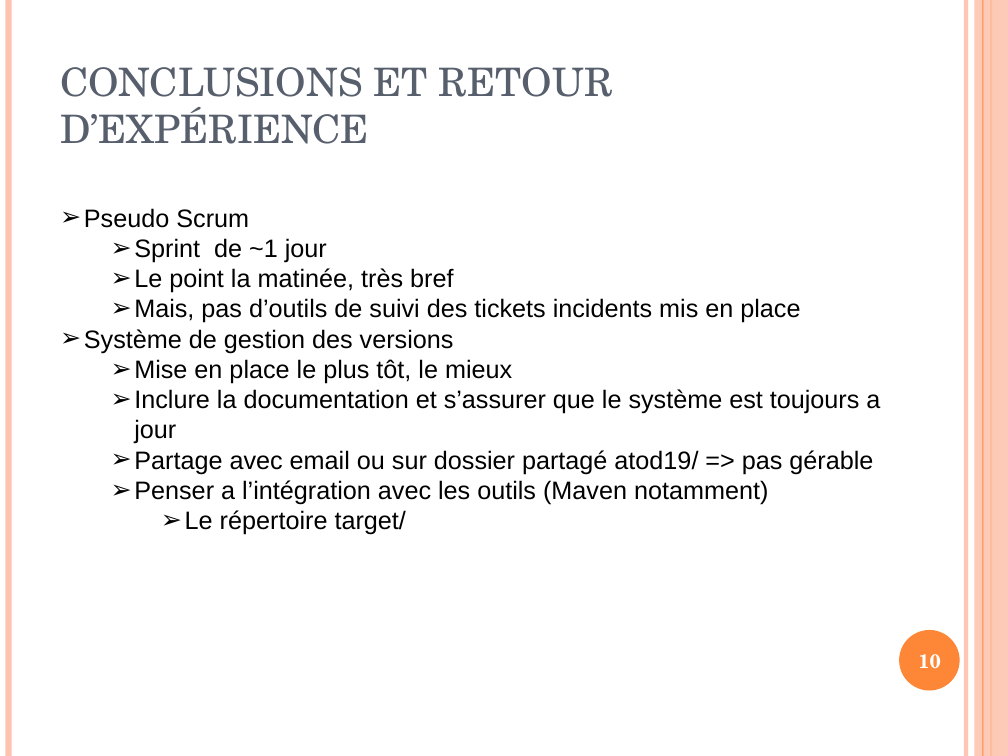
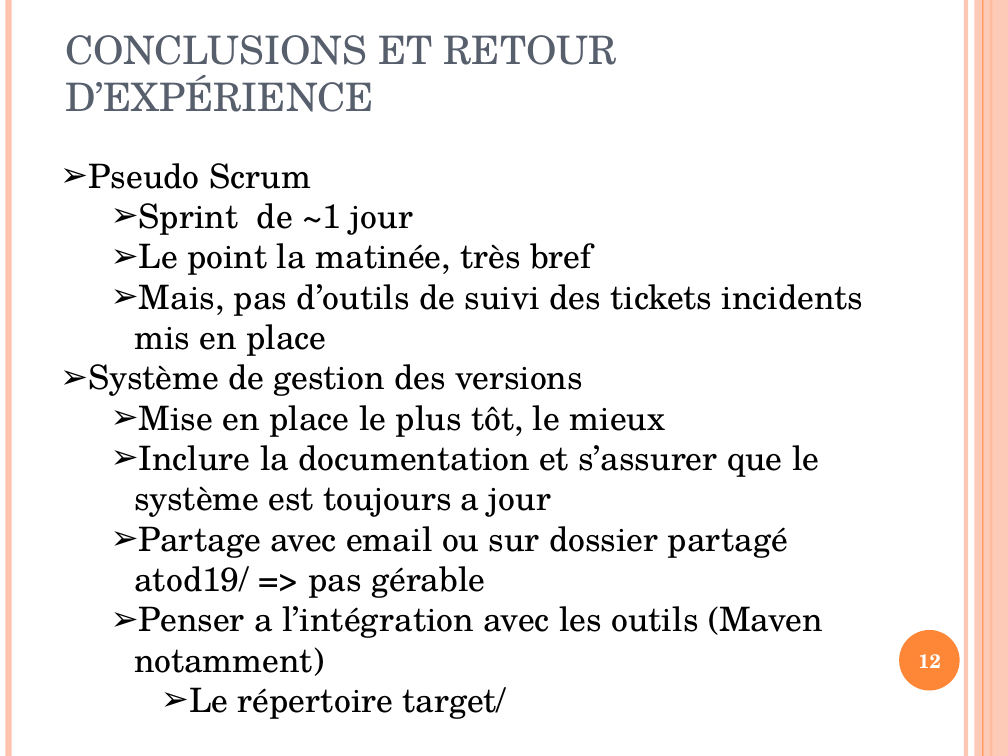
Before and after one commit to carlatgithub/jungleprod, a slide deck: slide 12 of SiteDeVenteEJungle_Carl.ppt (slide 10 before the commit). Drawn at 1008x756 pixels with LibreOffice and Linux fonts; fonts in the diff are those of the drawing. Boxes give left, top, right and bottom in pixels: in the first picture for what was removed or moved away, otherwise in the second. Text is boxed around its words. In the diff, an @@ line names an element or a change of style, - is before the commit and + after.

```diff
--- a/SiteDeVenteEJungle_Carl.ppt
+++ b/SiteDeVenteEJungle_Carl.ppt
@@ title "CONCLUSIONS ET RETOUR D’EXPÉRIENCE": place and size @@
-title "CONCLUSIONS ET RETOUR D’EXPÉRIENCE" at box(60, 67, 613, 144)
+title "CONCLUSIONS ET RETOUR D’EXPÉRIENCE" at box(65, 35, 618, 112)
@@ text "Pseudo Scrum": place and size @@
-text "Pseudo Scrum" at box(84, 208, 880, 535)
+text "Pseudo Scrum" at box(88, 163, 864, 719)
@@ text "Pseudo Scrum" at box(88, 163, 864, 719): size 18 to 24 pt, font Arial to TeX Gyre Schola @@
@@ page number at box(918, 654, 941, 668): text changed @@
-10
+12
```
Also in this commit, not shown: 6 other slides changed, 2 slides added.
